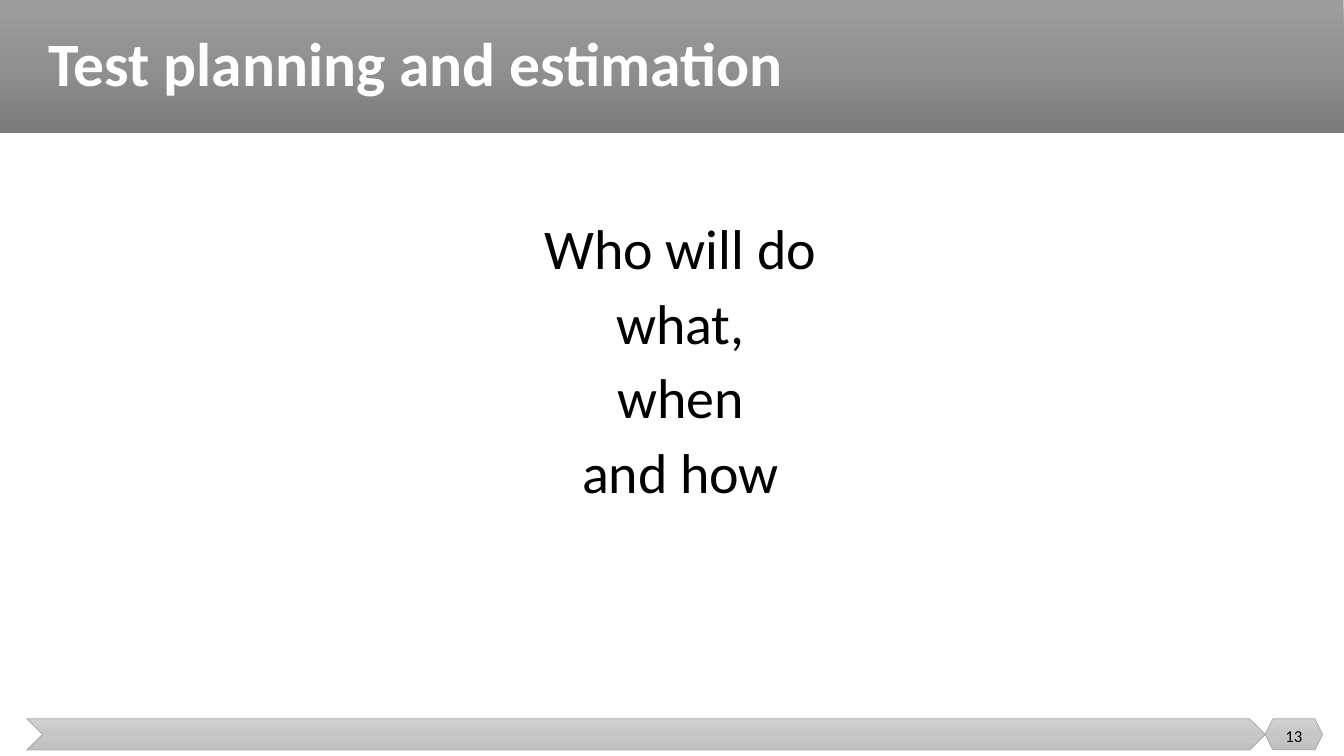
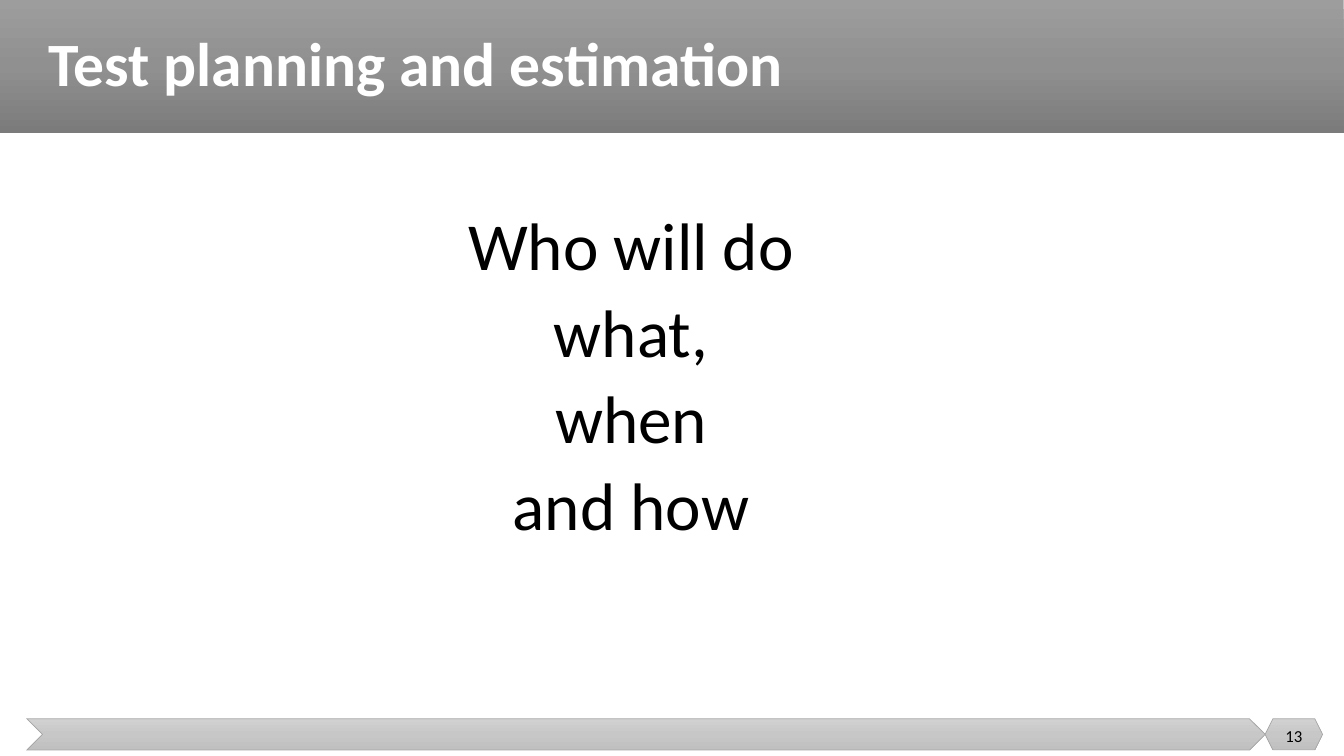
Before and after one commit to malenezi/malenezi, a slide deck: slide 13 of SE401/Lectures/5-Test Management/Test Management.pptx. Drawn at 1344x756 pixels with LibreOffice and Linux fonts; fonts in the diff are those of the drawing. Boxes give left, top, right and bottom in pixels: in the first picture for what was removed or moved away, otherwise in the second. Text is boxed around its words. In the diff, an @@ line names an element or a change of style, - is before the commit and + after.

```diff
--- a/SE401/Lectures/5-Test Management/Test Management.pptx
+++ b/SE401/Lectures/5-Test Management/Test Management.pptx
@@ text "Who will do": place and size @@
-text "Who will do" at [545,230,816,494]
+text "Who will do" at [468,223,794,531]
@@ text "Who will do" at [468,223,794,531]: size 40 to 48 pt @@
```
Also in this commit, not shown: 20 other slides changed, 2 slides removed, 2 other files.
